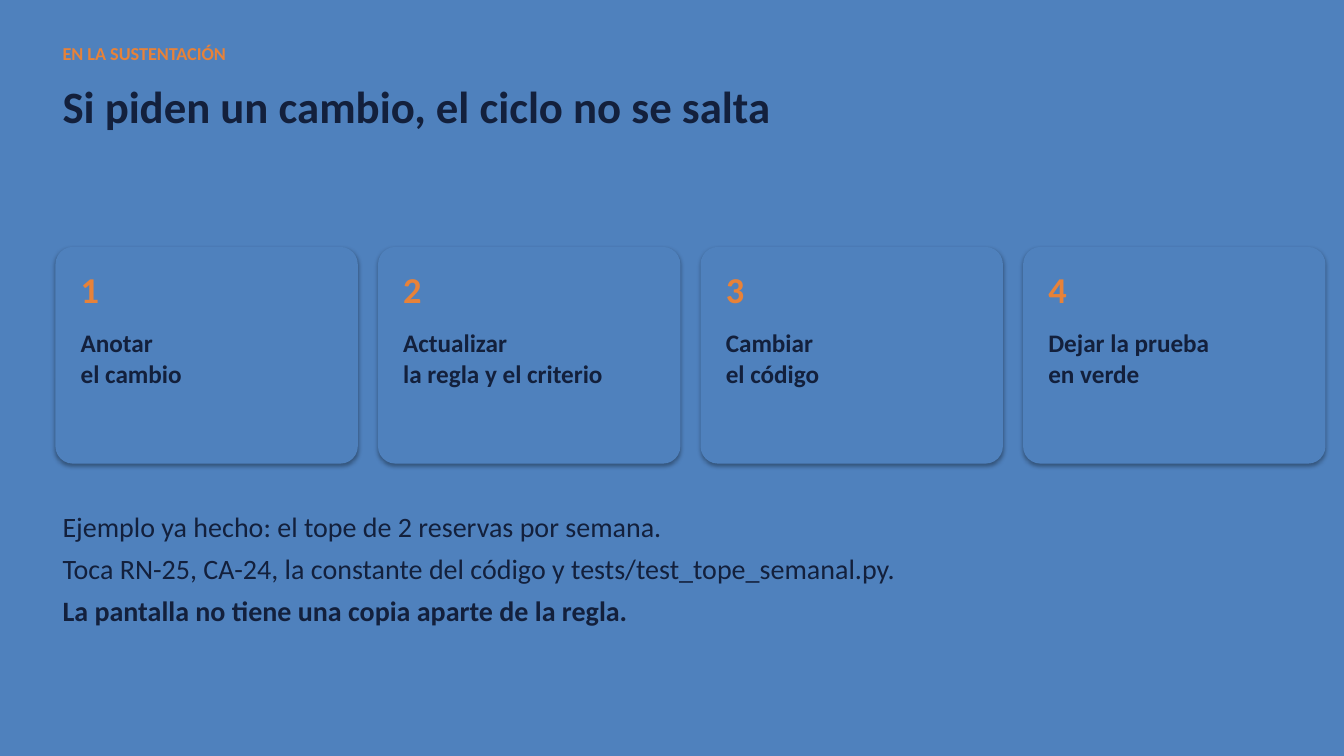
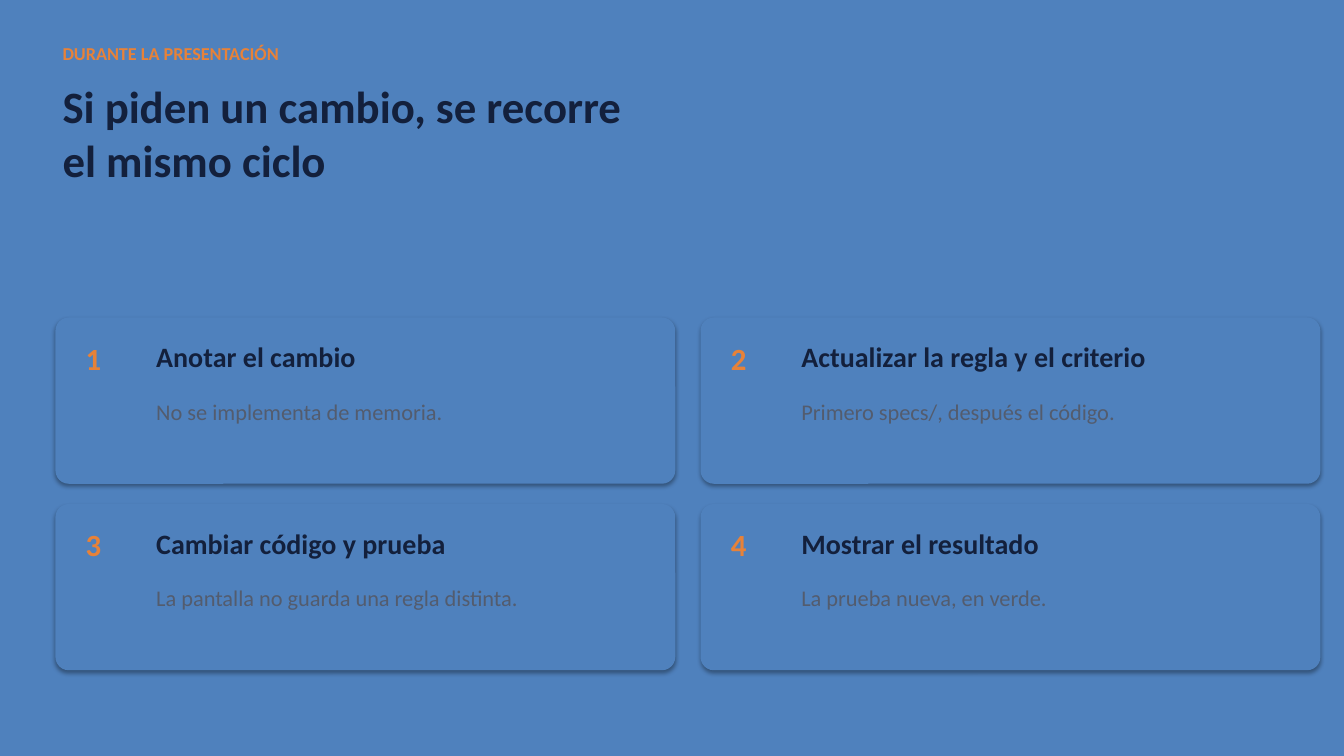
Before and after one commit to Chrisvlj/prj2-reservas, a slide deck: slide 9 of docs/presentacion/reservas-laboratorios.odp (slide 10 before the commit). Drawn at 1344x756 pixels with LibreOffice and Linux fonts; fonts in the diff are those of the drawing. Boxes give left, top, right and bottom in pixels: in the first picture for what was removed or moved away, otherwise in the second. Text is boxed around its words. In the diff, an @@ line names an element or a change of style, - is before the commit and + after.

```diff
--- a/docs/presentacion/reservas-laboratorios.odp
+++ b/docs/presentacion/reservas-laboratorios.odp
@@ text at [63, 45, 279, 60]: text changed @@
-EN LA SUSTENTACIÓN
+DURANTE LA PRESENTACIÓN
@@ text at [63, 91, 621, 177]: text changed @@
-Si piden un cambio, el ciclo no se salta
+Si piden un cambio, se recorre
+el mismo ciclo
@@ rounded rectangle removed at [378, 247, 681, 464] @@
@@ rounded rectangle removed at [1023, 247, 1326, 464] @@
@@ rounded rectangle: place and size @@
-rounded rectangle at [55, 247, 358, 464]
+rounded rectangle at [55, 318, 676, 484]
@@ rounded rectangle: place and size @@
-rounded rectangle at [701, 247, 1003, 464]
+rounded rectangle at [701, 318, 1321, 484]
@@ text "1": place and size @@
-text "1" at [81, 279, 99, 303]
+text "1" at [86, 350, 102, 370]
@@ text at [156, 347, 355, 367]: text changed; size 18 to 20 pt @@
-Anotar
-el cambio
+Anotar el cambio
@@ text removed at [726, 334, 819, 387] @@
-Cambiar
-el código
@@ text "2": place and size @@
-text "2" at [403, 279, 421, 303]
+text "2" at [731, 350, 747, 370]
@@ text at [801, 347, 1145, 372]: text changed; size 18 to 20 pt @@
-Actualizar
-la regla y el criterio
+Actualizar la regla y el criterio
@@ text removed at [1048, 334, 1210, 383] @@
-Dejar la prueba
-en verde
@@ rounded rectangle added at [55, 504, 676, 670], fill #4F81BD @@
@@ rounded rectangle added at [701, 504, 1321, 670], fill #4F81BD @@
@@ text removed at [63, 517, 894, 626] @@
-Ejemplo ya hecho: el tope de 2 reservas por semana.
-Toca RN-25, CA-24, la constante del código y tests/test_tope_semanal.py.
-La pantalla no tiene una copia aparte de la regla.
@@ text "3": place and size @@
-text "3" at [726, 279, 744, 303]
+text "3" at [86, 536, 102, 556]
@@ text added at [156, 534, 445, 559], 20 pt, text #13203C, bold @@
+Cambiar código y prueba
@@ size 26 to 22 pt in 4 elements at [86, 350, 102, 370], [731, 350, 747, 370], [86, 536, 102, 556], [731, 536, 747, 556] @@
@@ text "4": place and size @@
-text "4" at [1048, 279, 1066, 303]
+text "4" at [731, 536, 747, 556]
@@ text added at [801, 534, 1038, 554], 20 pt, text #13203C, bold @@
+Mostrar el resultado
```
Also in this commit, not shown: 9 slides added, 10 slides removed, 3 other files.
